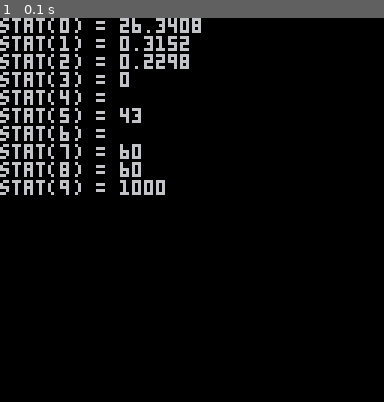
Above: before the commit, frame 1.
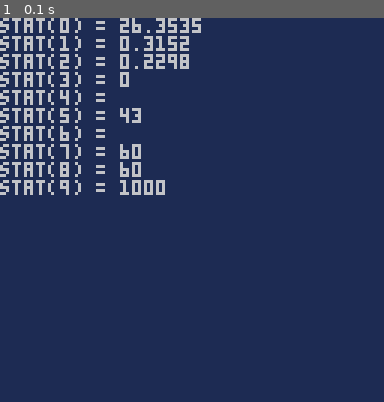
Above: after the commit, the same moment.

Repository: 0xcafed00d/tac08
Game: PICO-8 cartridge tests/stattest.p8
The game is run twice, just before and just after one commit, with the same random seed, the same clock (stepped at 60 frames per second) and the same inputs.
Inputs:
- Up to frame 1 (0.1 s): no input

The runs differ from the first frame. In frame 1, 95% of the frame differs, in the area x 0-100%, y 0-100%.

Commit message:
adding zoom mode

Diff:
--- a/tests/stattest.p8
+++ b/tests/stattest.p8
@@ -16,7 +16,7 @@
 end
 
 function _draw()
-	cls()
+	cls(1)
 	for n = 0, 9 do
 		print("stat("..tostr(n)..") = "..tostr(stats[n]))
 	end
--- /dev/null
+++ b/tests/zoomtest.p8
@@ -0,0 +1,42 @@
+pico-8 cartridge // http://www.pico-8.com
+version 18
+__lua__
+
+function _init()
+	x = 64
+	y = 64
+	factor = 1
+end
+
+function _update()
+	if btnp(0) then x -= 1 end
+	if btnp(1) then x += 1 end
+	if btnp(2) then y -= 1 end
+	if btnp(3) then y += 1 end
+	if btn(4) then factor -= 0.01 end
+	if btn(5) then factor += 0.01 end
+end
+
+function _draw()
+	cls(1)
+	rect(0, 0, 127, 127, 7)
+	circ(63, 63, 60, 8)
+	circ(63, 63, 40, 8)
+	circ(63, 63, 20, 8)
+	line(0, 0, 127, 127, 10)
+	line(0, 127, 127, 0, 10)
+
+	spr(1, x-3, y-3)
+
+	--if __tac08__ then
+		__tac08__.zoom(x, y, factor)
+	--end
+end
+__gfx__
+00000000033333000000000000000000000000000000000000000000000000000000000000000000000000000000000000000000000000000000000000000000
+00000000330003300000000000000000000000000000000000000000000000000000000000000000000000000000000000000000000000000000000000000000
+00000000303030300000000000000000000000000000000000000000000000000000000000000000000000000000000000000000000000000000000000000000
+00000000300b00300000000000000000000000000000000000000000000000000000000000000000000000000000000000000000000000000000000000000000
+00000000303030300000000000000000000000000000000000000000000000000000000000000000000000000000000000000000000000000000000000000000
+00000000330003300000000000000000000000000000000000000000000000000000000000000000000000000000000000000000000000000000000000000000
+00000000033333000000000000000000000000000000000000000000000000000000000000000000000000000000000000000000000000000000000000000000
Not shown, changed: src/hal_core.cpp
Not shown, changed: src/hal_core.h
Not shown, changed: src/pico_core.cpp
Not shown, changed: src/pico_core.h
Not shown, changed: src/pico_script.cpp
